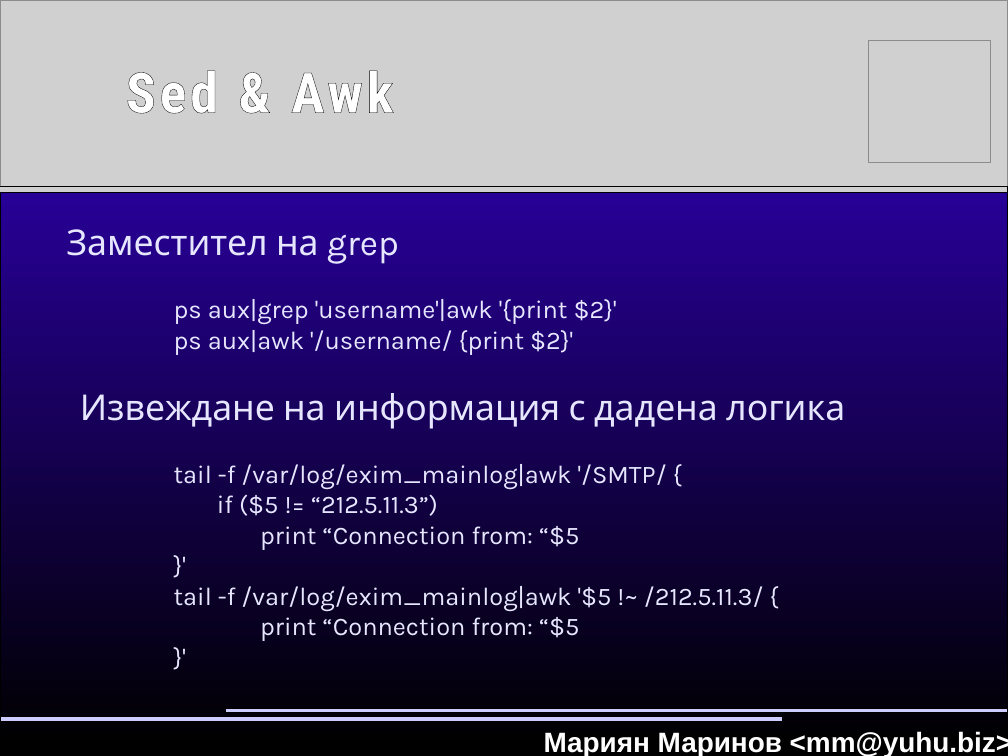
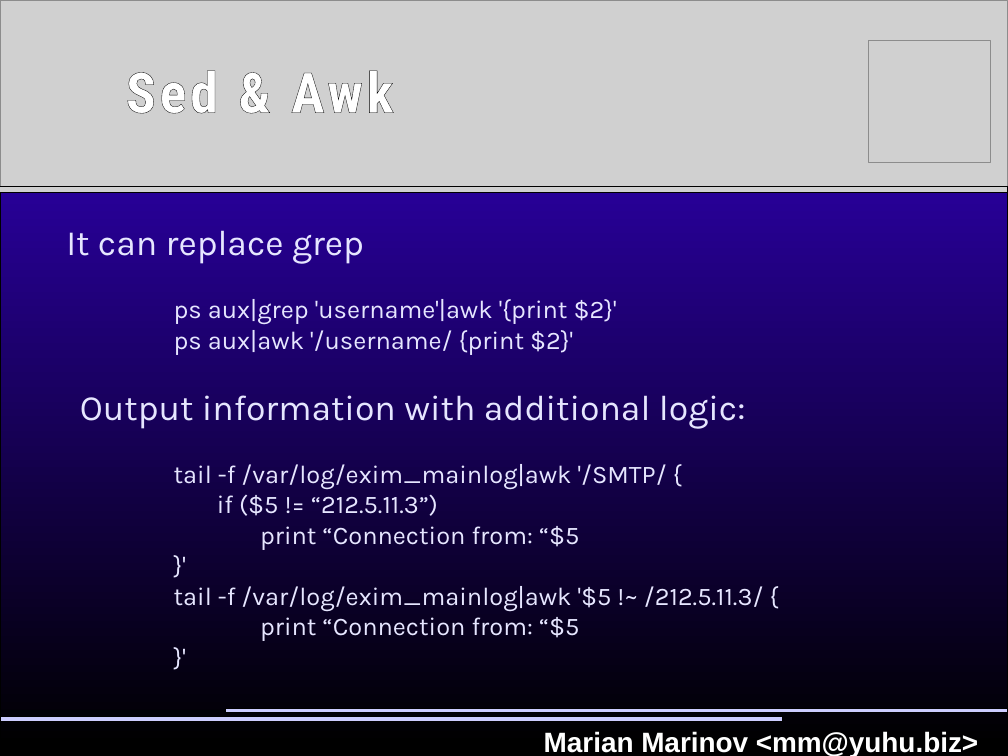
Before and after one commit to hackman/linux-sysadmin-course, a slide deck: slide 10 of presentations/Sed_and_awk.odp (slide 9 before the commit). Drawn at 1008x756 pixels with LibreOffice and Linux fonts; fonts in the diff are those of the drawing; grey boxes stand for pictures. Boxes give left, top, right and bottom in pixels: in the first picture for what was removed or moved away, otherwise in the second. Text is boxed around its words. In the diff, an @@ line names an element or a change of style, - is before the commit and + after.

```diff
--- a/presentations/Sed_and_awk.odp
+++ b/presentations/Sed_and_awk.odp
@@ text at (66, 230, 364, 264): text changed @@
-Заместител на grep
+It can replace grep
@@ text at (80, 395, 746, 429): text changed @@
-Извеждане на информация с дадена логика
+Output information with additional logic:
@@ text at (544, 731, 978, 756): text changed @@
-Мариян Маринов <mm@yuhu.biz>
+Marian Marinov <mm@yuhu.biz>
```
Also in this commit, not shown: 6 other slides changed, 8 slides added, 6 slides removed.
